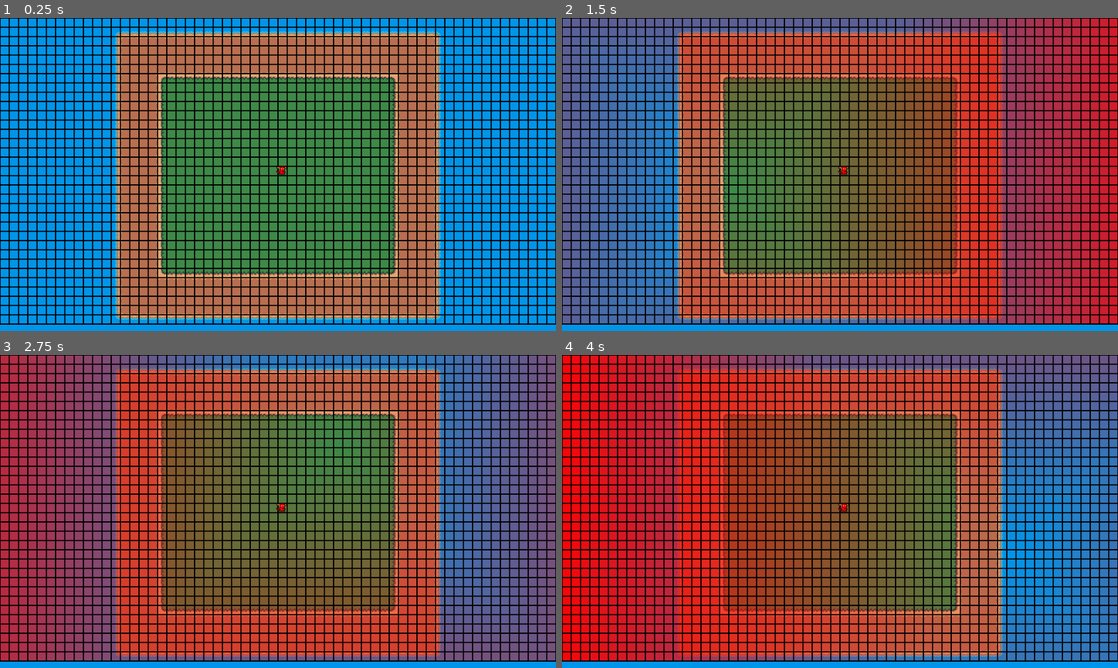
Above: before the commit, frames 1-4 (two rows, left to right).
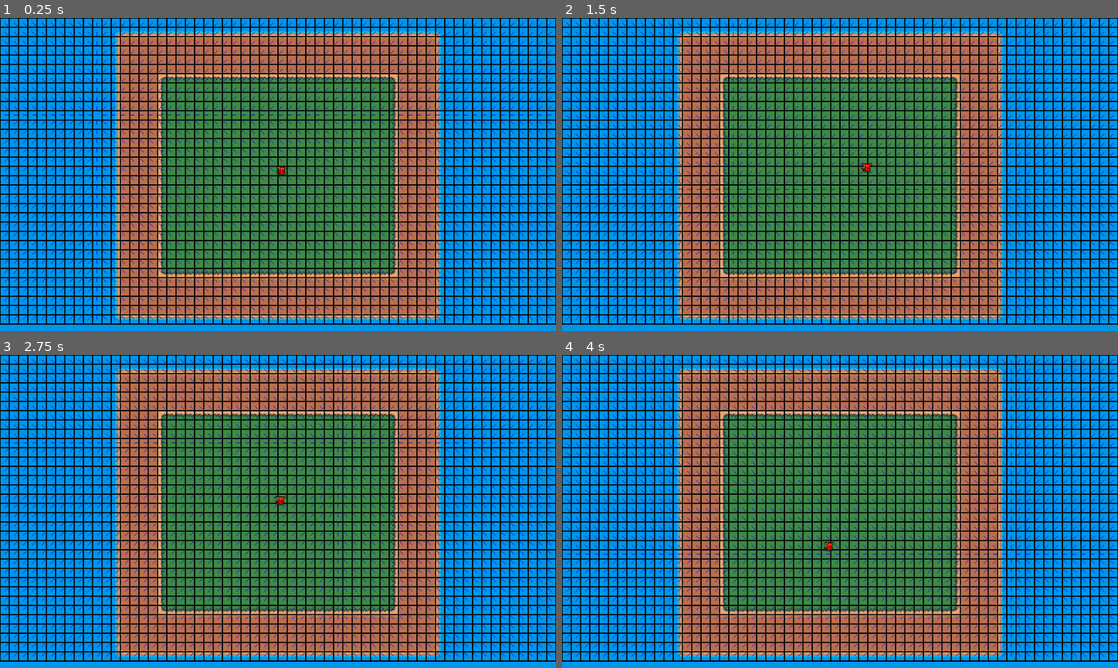
Above: after the commit, the same moments.

Repository: Rowan-Maynor/flow-field-test
Game: Godot game, scene res://Scenes/map.tscn
The game is run twice, just before and just after one commit, with the same random seed, the same clock (stepped at 60 frames per second) and the same inputs.
Inputs (mouse positions are in pixels of both pictures, inside the frame that each line leads up to):
- Up to frame 1 (0.25 s): no input
- Up to frame 2 (1.5 s): tap Enter at 0.5 s; move the mouse to (962, 158) at 0.52 s; press the mouse at (962, 158) at 0.53 s; right-click (962, 158) at 0.8 s; tap Space at 1.25 s; move the mouse to (728, 190) at 1.27 s; release the mouse at (728, 190) at 1.28 s; right-click (728, 190) at 1.35 s
- Up to frame 3 (2.75 s): click (166, 527) at 1.55 s; move the mouse to (333, 442) at 2.02 s; press the mouse at (333, 442) at 2.03 s; right-click (333, 442) at 2.3 s
- Up to frame 4 (4 s): move the mouse to (812, 574) at 2.77 s; release the mouse at (812, 574) at 2.78 s; right-click (812, 574) at 2.85 s; click (812, 574) at 3.05 s; move the mouse to (1006, 558) at 3.52 s; press the mouse at (1006, 558) at 3.53 s; right-click (1006, 558) at 3.8 s

The runs differ from the first frame. In frame 1, 5.1% of the frame differs, in the area x 0-100%, y 1-97%; in frame 2, 69%; in frame 3, 67%; in frame 4, 71%, in the area x 0-100%, y 0-98%.

Commit message:
Units now flow on field

Diff:
--- a/flow-test/Scenes/unit.tscn
+++ b/flow-test/Scenes/unit.tscn
@@ -1,5 +1,6 @@
-[gd_scene load_steps=10 format=3 uid="uid://21bbu4ylx2wo"]
+[gd_scene load_steps=11 format=3 uid="uid://21bbu4ylx2wo"]
 
+[ext_resource type="Script" uid="uid://cfnmha0l7yqce" path="res://Scripts/unit.gd" id="1_c86kq"]
 [ext_resource type="Texture2D" uid="uid://g3lrwljx1dt8" path="res://Assets/Sprites/Units/imp/idle.png" id="1_yjw0f"]
 
 [sub_resource type="AtlasTexture" id="AtlasTexture_c86kq"]
@@ -57,6 +58,7 @@
 height = 16.0
 
 [node name="Unit" type="CharacterBody2D"]
+script = ExtResource("1_c86kq")
 
 [node name="Sprite2D" type="AnimatedSprite2D" parent="."]
 position = Vector2(0, -7)
--- a/flow-test/Scripts/flow_field_manager_self_made.gd
+++ b/flow-test/Scripts/flow_field_manager_self_made.gd
@@ -1,4 +1,6 @@
 extends Node2D
+
+var debug: bool = true
 
 var cell_size: int = 16
 @warning_ignore("integer_division")
@@ -12,45 +14,46 @@
 
 var neighbors: Array = [
 	Vector2.UP,
+	Vector2.RIGHT,
+	Vector2.DOWN,
+	Vector2.LEFT,
 	Vector2(1, -1),
-	Vector2.RIGHT,
 	Vector2(1, 1),
-	Vector2.DOWN,
 	Vector2(-1, 1),
-	Vector2.LEFT,
 	Vector2(-1, -1)
 ]
 
 var neighbor_queue: Array = []
 
 func _ready():
-	grid = generate_new_grid()
-	queue_redraw()
+	grid = generate_new_grid(target)
+	$"../units/Unit".connect("request_grid", handle_request_grid)
+	if(debug == true):
+		queue_redraw()
 
 func _input(event: InputEvent):
 	if event.is_action_pressed("right_click"):
-		grid = generate_new_grid()
-		target = get_target_grid_position(get_viewport().get_mouse_position())
-		neighbor_queue = []
-		neighbor_queue.append(target)
-		grid[target.x][target.y].visited = true
-		calculate_costs()
-		print(target)
-		queue_redraw()
+		if(debug == true):
+			queue_redraw()
 
 	if event.is_action_pressed("left_click"):
 		var pos: Vector2 = get_target_grid_position(get_viewport().get_mouse_position())
 		print(grid[pos.x][pos.y].cost)
+		print(grid[pos.x][pos.y].flow_vector)
 
 func _draw():
 	for x in range(grid_width):
 		for y in range(grid_height):
 			var pos = Vector2(x * cell_size, y * cell_size)
-			var cost: int = grid[x][y].cost
-			var fill_color: Color = Color(255, 0, 0, float(cost) / 50)
-			print(fill_color)
-			draw_rect(Rect2(pos, Vector2(cell_size, cell_size)), fill_color, true)
+			#var cost: int = grid[x][y].cost
+			#var fill_color: Color = Color(255, 0, 0, float(cost) / 50)
+			#draw_rect(Rect2(pos, Vector2(cell_size, cell_size)), fill_color, true)
 			draw_rect(Rect2(pos, Vector2(cell_size, cell_size)), Color.BLACK, false, 2.0)
+			if(grid[x][y].flow_vector != Vector2.ZERO):
+				@warning_ignore("integer_division")
+				var center = pos + Vector2(cell_size / 2, cell_size / 2)
+				var line_end = center + grid[x][y].flow_vector * (cell_size * 0.5)
+				draw_line(center, line_end, Color.BLUE, 1.0)
 
 func get_target_grid_position(pos: Vector2):
 	var grid_pos: Vector2 = Vector2.ZERO
@@ -58,7 +61,7 @@
 	grid_pos.y = (floori(pos.y / cell_size))
 	return grid_pos
 
-func generate_new_grid():
+func generate_new_grid(new_target: Vector2):
 	var new_grid: Array = []
 
 	for x in range(grid_width):
@@ -68,18 +71,25 @@
 				"index": Vector2i(x, y),
 				"position": Vector2(x * cell_size, y * cell_size),
 				"visited": false,
-				"cost":  0,
+				"cost":  0.0,
 				"flow_vector": Vector2.ZERO
 			}
 			column.append(cell)
 		new_grid.append(column)
 
+	neighbor_queue = []
+	neighbor_queue.append(new_target)
+	new_grid[new_target.x][new_target.y].visited = true
+	calculate_costs(new_grid, new_target)
 	return new_grid
 
 func is_valid_cell(x: int, y: int):
 	return x >= 0 and x < grid_width and y >= 0 and y < grid_height
 
-func calculate_costs():
+func is_diagonal(pos: Vector2):
+	return pos == Vector2(-1, -1) or pos == Vector2(1, -1) or pos == Vector2(1, 1) or pos == Vector2(-1, 1)
+
+func calculate_costs(target_grid: Array, new_target: Vector2):
 	while(neighbor_queue.is_empty() == false):
 		var pos: Vector2 = neighbor_queue.pop_front()
 		for neighbor in neighbors:
@@ -87,12 +97,38 @@
 			var next_y: int = int(pos.y + neighbor.y)
 			var next_vector: Vector2 = Vector2(next_x, next_y)
 			if(is_valid_cell(next_x, next_y)):
-				if(grid[next_x][next_y].visited == false):
-					grid[next_x][next_y].visited = true
-					var cost_mod: int = check_for_collisions(next_vector)
-					grid[next_x][next_y].cost = grid[pos.x][pos.y].cost + cost_mod
+				if(target_grid[next_x][next_y].visited == false):
+					target_grid[next_x][next_y].visited = true
+					var cost_mod: float = 0
+					if(is_diagonal(neighbor)):
+						cost_mod += 1.414
+					else:
+						cost_mod += 1.0
+					target_grid[next_x][next_y].cost = target_grid[pos.x][pos.y].cost + cost_mod
 					neighbor_queue.append(next_vector)
 
-func check_for_collisions(_pos: Vector2):
-	var cost_mod: int = 1
-	return cost_mod
+	calculate_vectors(target_grid, new_target)
+
+func calculate_vectors(target_grid: Array, new_target: Vector2):
+	for x in range(grid_width):
+		for y in range(grid_height):
+			var min_cost: float = -1
+			var min_neighbor_pos: Vector2 = Vector2.ZERO
+			for neighbor in neighbors:
+				var nx: int = x + neighbor.x
+				var ny: int = y + neighbor.y
+				if(is_valid_cell(nx, ny)):
+					var neighbor_cost: float = target_grid[nx][ny].cost
+					if(neighbor_cost < min_cost or min_cost == -1):
+						min_cost = neighbor_cost
+						min_neighbor_pos = target_grid[nx][ny].position
+
+			target_grid[x][y].flow_vector = (min_neighbor_pos - target_grid[x][y].position).normalized()
+
+	target_grid[new_target.x][new_target.y].flow_vector = Vector2.ZERO
+
+
+func handle_request_grid(body: CharacterBody2D, new_target: Vector2):
+	var new_grid: Array = generate_new_grid(new_target)
+	body.grid = new_grid
+	grid = new_grid
--- /dev/null
+++ b/flow-test/Scripts/unit.gd
@@ -0,0 +1,23 @@
+extends CharacterBody2D
+
+var grid: Array
+var speed: int = 100
+
+func _physics_process(_delta: float):
+	if(grid.is_empty() == false):
+		var curr_square: Vector2 = get_target_grid_position(self.position)
+		velocity = grid[curr_square.x][curr_square.y].flow_vector * speed
+		move_and_slide()
+
+func _input(event: InputEvent):
+	if event.is_action("right_click"):
+		var target: Vector2 = get_target_grid_position(get_viewport().get_mouse_position())
+		request_grid.emit(self, target)
+
+signal request_grid(body: CharacterBody2D, target: Vector2)
+
+func get_target_grid_position(pos: Vector2):
+	var grid_pos: Vector2 = Vector2.ZERO
+	grid_pos.x = (floori(pos.x / 16))
+	grid_pos.y = (floori(pos.y / 16))
+	return grid_pos
Not shown, added: flow-test/Scripts/unit.gd.uid
